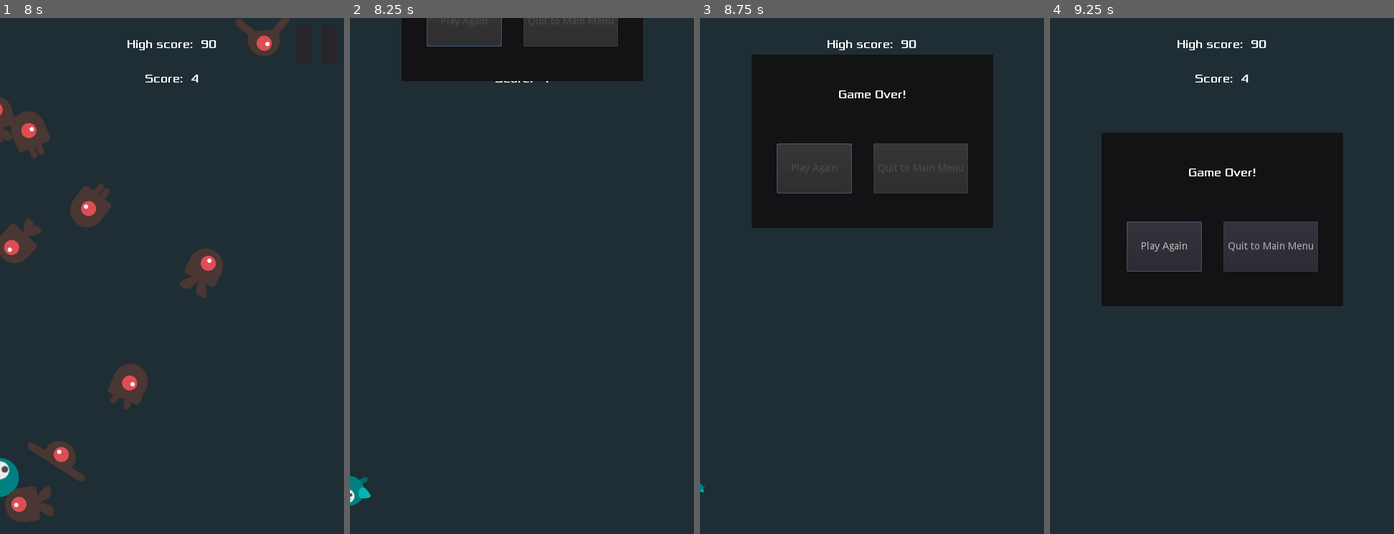
Above: before the commit, frames 1-4 (left to right).
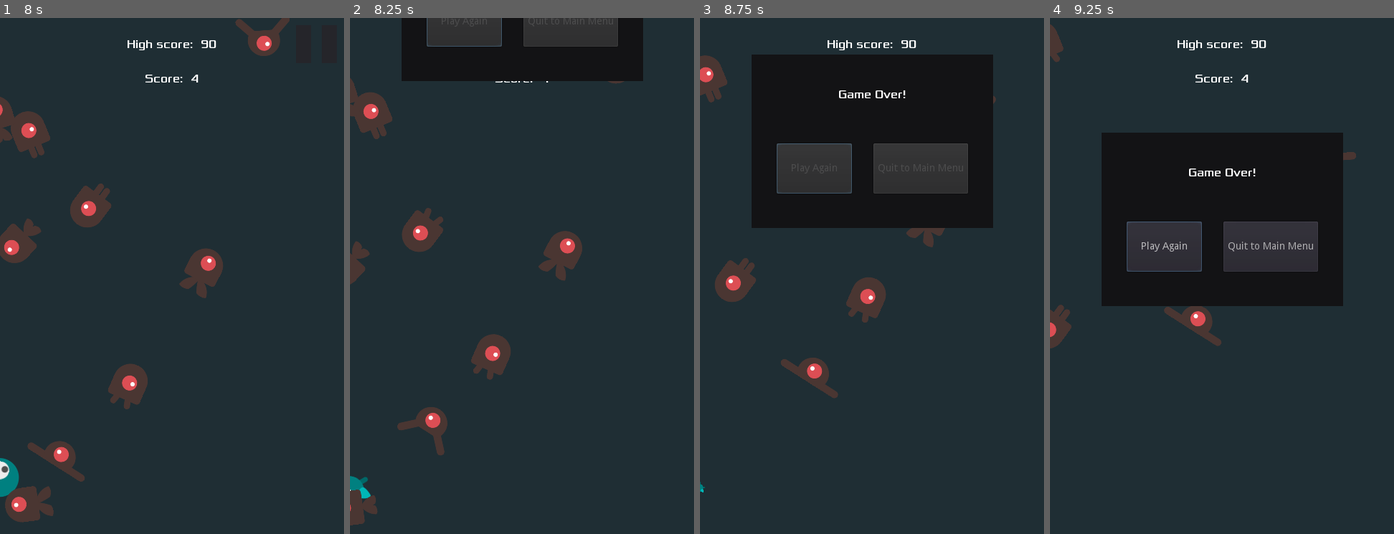
Above: after the commit, the same moments.

Repository: AlixBarreaux/dodge-the-beasties
Game: Godot game, scene res://scenes/Main.tscn
Two runs of this game, one before a commit and one after it. Both use one fixed random seed, a clock stepped at 60 frames per second and the inputs below.
Inputs (mouse positions are in pixels of both pictures, inside the frame that each line leads up to):
- Up to frame 1 (8 s): click "Play" at 0.5 s; click (316, 43) at 1.25 s; click "Resume" at 2 s; tap Enter at 2.75 s; move the mouse to (247, 250) at 2.77 s; press the mouse at (247, 250) at 2.78 s; hold D (move_right) 2.78-3.53 s; move the mouse to (103, 301) at 3.52 s; release the mouse at (103, 301) at 3.53 s; hold S (move_down) 3.53-4.28 s; right-click (103, 301) at 3.6 s; move the mouse to (206, 162) at 4.27 s; press the mouse at (206, 162) at 4.28 s; hold D (move_right) 4.28-5.03 s; move the mouse to (154, 379) at 5.02 s; release the mouse at (154, 379) at 5.03 s; hold W (move_up) 5.03-5.78 s; right-click (154, 379) at 5.1 s; click (154, 379) at 5.17 s; move the mouse to (275, 353) at 5.77 s; press the mouse at (275, 353) at 5.78 s; hold A (move_left) 5.78-7.28 s; move the mouse to (68, 198) at 6.52 s; release the mouse at (68, 198) at 6.53 s; right-click (68, 198) at 6.6 s; move the mouse to (189, 276) at 7.27 s; press the mouse at (189, 276) at 7.28 s; hold S (move_down) from 7.28 s (still down)
- Up to frame 2 (8.25 s): move the mouse to (470, 147) at 8.02 s; release S (move_down) at 8.03 s; release the mouse at (470, 147) at 8.03 s; hold D (move_right) from 8.03 s (still down); right-click (470, 147) at 8.1 s
- Up to frame 3 (8.75 s): keep holding D (move_right)
- Up to frame 4 (9.25 s): move the mouse to (1297, 250) at 8.77 s; release D (move_right) at 8.78 s; press the mouse at (1297, 250) at 8.78 s; hold W (move_up) from 8.78 s (still down)

Frame 1 is identical in both runs. In frame 2, 4.1% of the frame differs, in the area x 0-80%, y 11-99%; in frame 3, 2.7%; in frame 4, 1.1%.

Commit message:
Refactor: Move queue_free calls from Main to Mob scene + fix player start animation glitch

Diff:
--- a/scenes/Player.tscn
+++ b/scenes/Player.tscn
@@ -483,7 +483,7 @@
 radius = 81.0247
 
 [node name="Player" type="KinematicBody2D"]
-collision_mask = 2
+collision_mask = 0
 script = ExtResource( 5 )
 
 [node name="BodySprite" type="Sprite" parent="."]
--- a/scripts/main.gd
+++ b/scripts/main.gd
@@ -54,7 +54,6 @@
 #	self.score = 0
 	is_high_score_beat = false
 	hud.update_score(self.score)
-	get_tree().call_group("mobs", "queue_free")
 	score_timer.stop()
 	mob_timer.stop()
 	score_timer.stop()
@@ -77,7 +76,6 @@
 	is_high_score_beat = false
 	hud.update_score(self.score)
 
-	get_tree().call_group("mobs", "queue_free")
 	player.set_physics_process(false)
 	player.start(player_starting_position.position)
 
--- a/scripts/mob.gd
+++ b/scripts/mob.gd
@@ -14,6 +14,9 @@
 	var mob_types: PoolStringArray = $AnimatedSprite.frames.get_animation_names()
 	$AnimatedSprite.animation = mob_types[randi() % mob_types.size()]
 
+	Events.connect("game_quited", self, "queue_free")
+	Events.connect("game_started", self, "queue_free")
+
 
 ############################### DECLARE FUNCTIONS ##############################
 
--- a/scripts/player.gd
+++ b/scripts/player.gd
@@ -93,7 +93,7 @@
 
 func on_game_started() -> void:
 	eye_animation_node_sm_playback.start("Prepare")
-	animation_node_sm_playback.travel("Idle")
+	animation_node_sm_playback.start("Idle")
 	return
 
 
